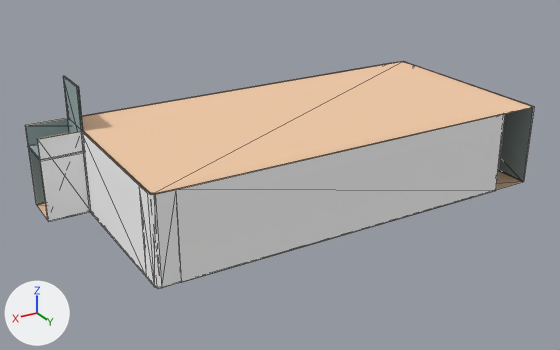
Two versions of the OBJ model assets/borga map/room 6.obj, one commit apart.
Before and after are seen from a camera (50 mm lens) standing at (11.3, 37.2, 38.4) and looking at (-6.3, 7.9, 23.8). The axes (+X, +Y, +Z) are drawn at lower left. The lights are the same throughout. Mesh edges are drawn as thin lines. Where no turn or scale is listed for an object, it has been applied to the vertices.

Objects in the first picture: 'result.031_Cube.051', 'wall.177_wall.020', 'wall.178_wall.021', 'wall.179_wall.021', 'wall.180_wall.021', 'wall.182_wall.010', 'wall.183_wall.010', 'wall.184_wall.021', 'wall.185_wall.021'.
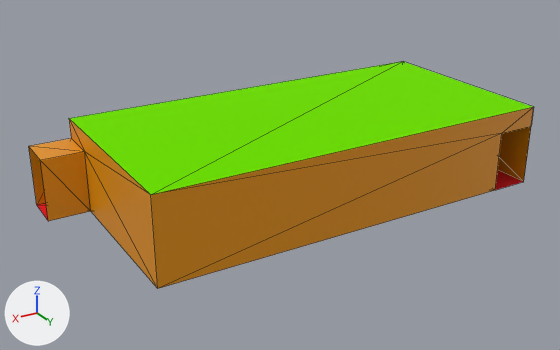
Pixel boxes [x1, y1, x2, y2] of what changed, in the pictures (560 x 350 px):
'result.031_Cube.051', reshaped: before [37, 61, 533, 289]; after [29, 61, 534, 289]
'wall.184_wall.021', deleted: before [176, 113, 505, 282]
'wall.179_wall.021', deleted: before [82, 131, 147, 278]
'wall.180_wall.021', deleted: before [37, 131, 90, 221]
'wall.177_wall.020', deleted: before [139, 185, 182, 288]
'wall.185_wall.021', deleted: before [415, 65, 534, 182]
'wall.178_wall.021', deleted: before [25, 64, 385, 205]
'wall.182_wall.010', deleted: before [63, 76, 83, 133]
'wall.183_wall.010', deleted: before [27, 144, 40, 161]
part 1 of me_result_031_cube_051, built on: before [157, 171, 522, 289]; after [29, 107, 534, 289]
part 2 of me_result_031_cube_051, recoloured: [37, 203, 48, 220] in both
part 3 of me_result_031_cube_051, recoloured (beige to green): [82, 61, 533, 195] in both

What the commit changed:
Material 'bottom' (mat_bottom) is new.
Its base color is (0.896, 0.0, 0.00368) (red #f3000c).
Its roughness is 1.0.
Material 'wall' (mat_wall) is new.
Its base color is (0.8, 0.295, 0.0) (orange #e79400).
Its roughness is 0.431.
Material 'top' (mat_top) is new.
Its base color is (0.275, 0.922, 0.0) (green #8ff600).
Its metallic is 1.0.
Its roughness is 0.933.
me_result_031_cube_051 is used by ob_result_031_cube_051; location (0.0, 0.0, 0.0).
me_result_031_cube_051 had 10 vertices, 6 faces and spanned x -18.0..4.0, y 2.5..12.5, z 22.5..26.5.
me_result_031_cube_051 now has 17 vertices, 25 faces and spans x -18.0..4.0, y 2.5..12.5, z 22.5..26.5.
Part 1, on me_result_031_cube_051:
2 faces are deleted.
7 vertices are added at x -18.0..4.0, y 2.5..12.5, z 22.5..25.5.
18 new faces join them, mat_wall (orange #e79400).
3 new faces join them, mat_bottom (red #f3000c).
me_result_031_cube_051 part 2: 2 faces spanning x -18.0..4.0, y 2.5..4.5, z 22.5 switch from mat_wood (beige #f3cca8) to mat_bottom (red #f3000c).
me_result_031_cube_051 part 3: 2 faces spanning x -18.0..2.0, y 2.5..12.5, z 26.5 switch from mat_wood (beige #f3cca8) to mat_top (green #8ff600).
me_result_031_cube_051 now uses material mat_wall (orange #e79400).
Object 'wall.177_wall.020' (ob_wall_177_wall_020) is deleted.
Object 'wall.178_wall.021' (ob_wall_178_wall_021) is deleted.
Object 'wall.179_wall.021' (ob_wall_179_wall_021) is deleted.
Object 'wall.180_wall.021' (ob_wall_180_wall_021) is deleted.
Object 'wall.182_wall.010' (ob_wall_182_wall_010) is deleted.
Object 'wall.183_wall.010' (ob_wall_183_wall_010) is deleted.
Object 'wall.184_wall.021' (ob_wall_184_wall_021) is deleted.
Object 'wall.185_wall.021' (ob_wall_185_wall_021) is deleted.
Object 'wall.314_wall.020' (ob_wall_314_wall_020) is deleted.
